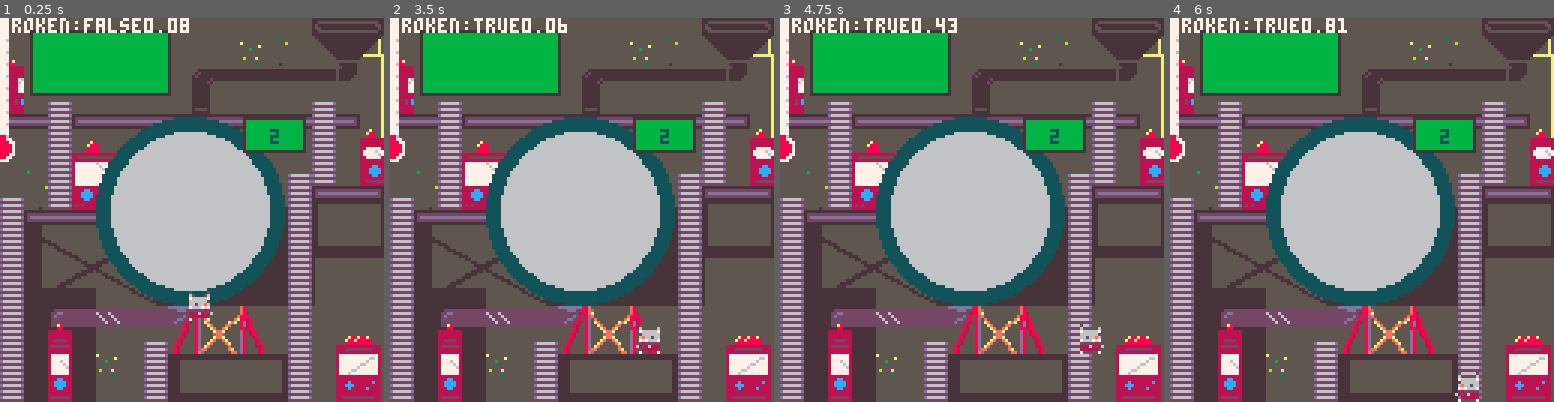
Above: before the commit, frames 1-4 (left to right).
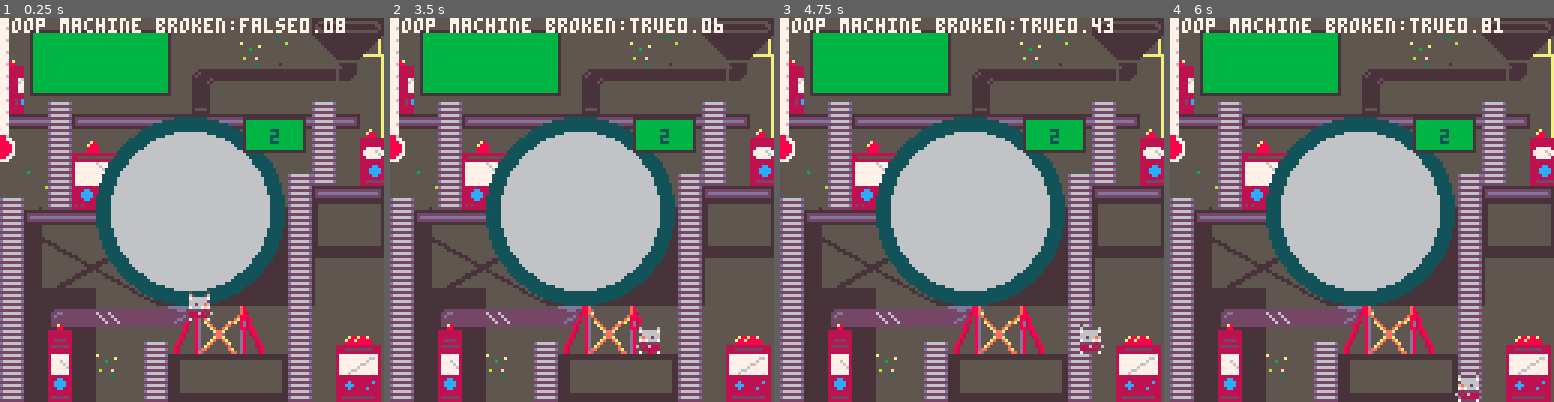
Above: after the commit, the same moments.

Repository: keatontate/gmtk-jam-2025
Game: PICO-8 cartridge src/loop-game.p8
The game is run twice, just before and just after one commit, with the same random seed, the same clock (stepped at 60 frames per second) and the same inputs.
Inputs:
- Up to frame 1 (0.25 s): no input
- Up to frame 2 (3.5 s): tap X (X key) at 0.33, 1.07, 1.85, 2.97 s; tap O (Z key) at 0.7, 1.7, 2.1, 2.5, 2.9, 3.3 s; hold Right 1.6-2.1 s; hold Up 2.15-2.42 s; hold Right 2.47-3.03 s; hold Left from 3.08 s (still down)
- Up to frame 3 (4.75 s): release Left at 3.58 s; hold Down 3.63-3.97 s; tap O (Z key) at 3.7, 4.1, 4.5 s; hold Right 4.02-4.68 s; tap X (X key) at 4.08 s; hold Up from 4.73 s (still down)
- Up to frame 4 (6 s): tap O (Z key) at 4.9, 5.3, 5.7 s; release Up at 5.03 s; hold Left 5.08-5.68 s; tap X (X key) at 5.2 s; hold Down from 5.73 s (still down)

The runs differ from the first frame. In frame 1, 1.2% of the frame differs, in the area x 1-90%, y 0-4%; in frame 2, 1.2%; in frame 3, 1.2%; in frame 4, 1.2%.

Commit message:
better broken temporary print statement

Diff:
--- a/src/character.lua
+++ b/src/character.lua
@@ -166,6 +166,5 @@
   -- note: player's actual position
   -- is at top left corner of sprite
   spr(1,pl.x,pl.y - (pl.h) ,1,2,flip_x)
-  print(debug_msg, 0, 0, 3)
   print(player_msg, pl.x - (#player_msg), pl.y - 10, 15)
 end
--- a/src/machines.lua
+++ b/src/machines.lua
@@ -38,6 +38,6 @@
 
 
 function draw_machines()
-  print("broken:" .. tostr(poop_machine.broken) .. i/100, 0, 0, 3)
+  print("poop machine broken:" .. tostr(poop_machine.broken) .. i/100, 0, 0, 3)
 
 end
